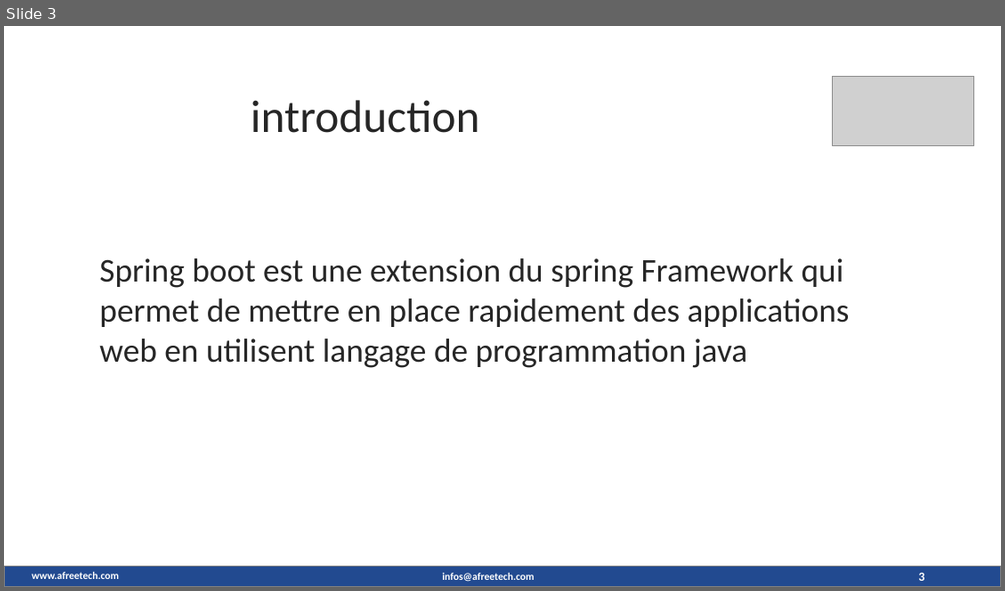
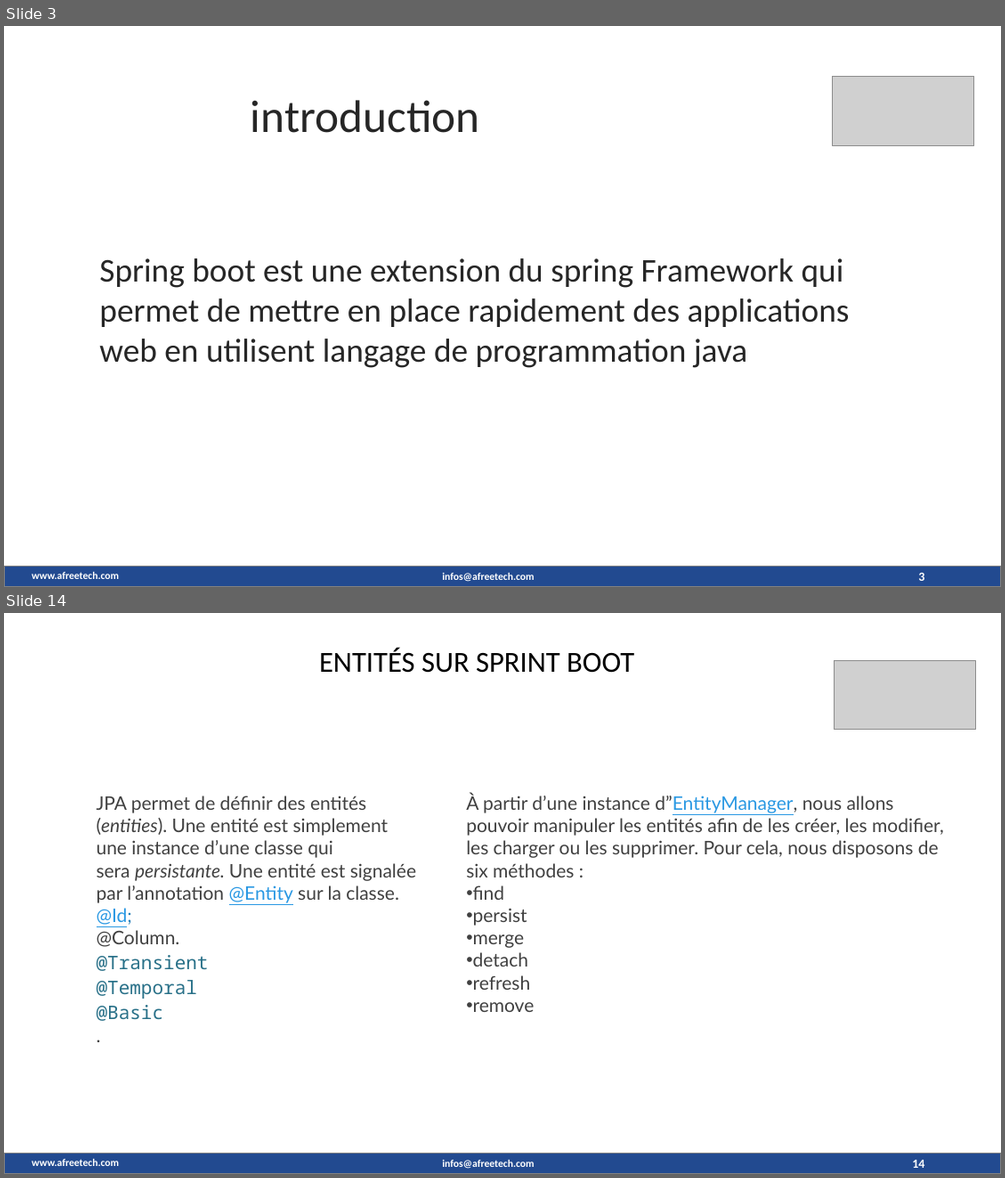
Before and after one commit to maximedorlin/maximedorlin, a slide deck: sprint boot.pptx. Shown one above the other, each under a label of ours: slide 3 before the commit, slides 3 and 14 after it; the slides between them are not shown. The pictures are 1005x591 and 1005x1178 pixels, drawn with LibreOffice and Linux fonts; fonts in the diff are those of the drawing; grey boxes stand for pictures; background and template pictures are left out. Boxes give left, top, right and bottom in pixels: in the first picture for what was removed or moved away, otherwise in the second. Text is boxed around its words. In the diff, an @@ line names an element or a change of style, - is before the commit and + after.

```diff
--- a/sprint boot.pptx
+++ b/sprint boot.pptx
@@ slide 14 added at (x1=4, y1=613, x2=1001, y2=1174), background picture (left out); not listed: 3 template elements that a slide beside it also shows @@
@@ text added at (x1=319, y1=648, x2=634, y2=673), 28 pt, text #000000 @@
+ENTITÉS SUR SPRINT BOOT
@@ picture added at (x1=834, y1=660, x2=976, y2=730) @@
@@ text added at (x1=97, y1=795, x2=416, y2=1021), 18 pt, text #404040 @@
+JPA permet de définir des entités (entities). Une entité est simplement une instance d’une classe qui sera persistante. Une entité est signalée par l’annotation @Entity sur la classe.
+@Id;
+@Column.
+@Transient
+@Temporal
+@Basic
+.
@@ text added at (x1=466, y1=794, x2=944, y2=1012), 18 pt, text #404040 @@
+À partir d’une instance d”EntityManager, nous allons pouvoir manipuler les entités afin de les créer, les modifier, les charger ou les supprimer. Pour cela, nous disposons de six méthodes :
+• find
+• persist
+• merge
+• detach
+• refresh
+• remove
@@ page number added at (x1=912, y1=1159, x2=924, y2=1167), 12 pt, text #FFFFFF, bold @@
+14
```
Also in this commit, not shown: 10 slides changed, 2 other slides added, 1 slide removed.
